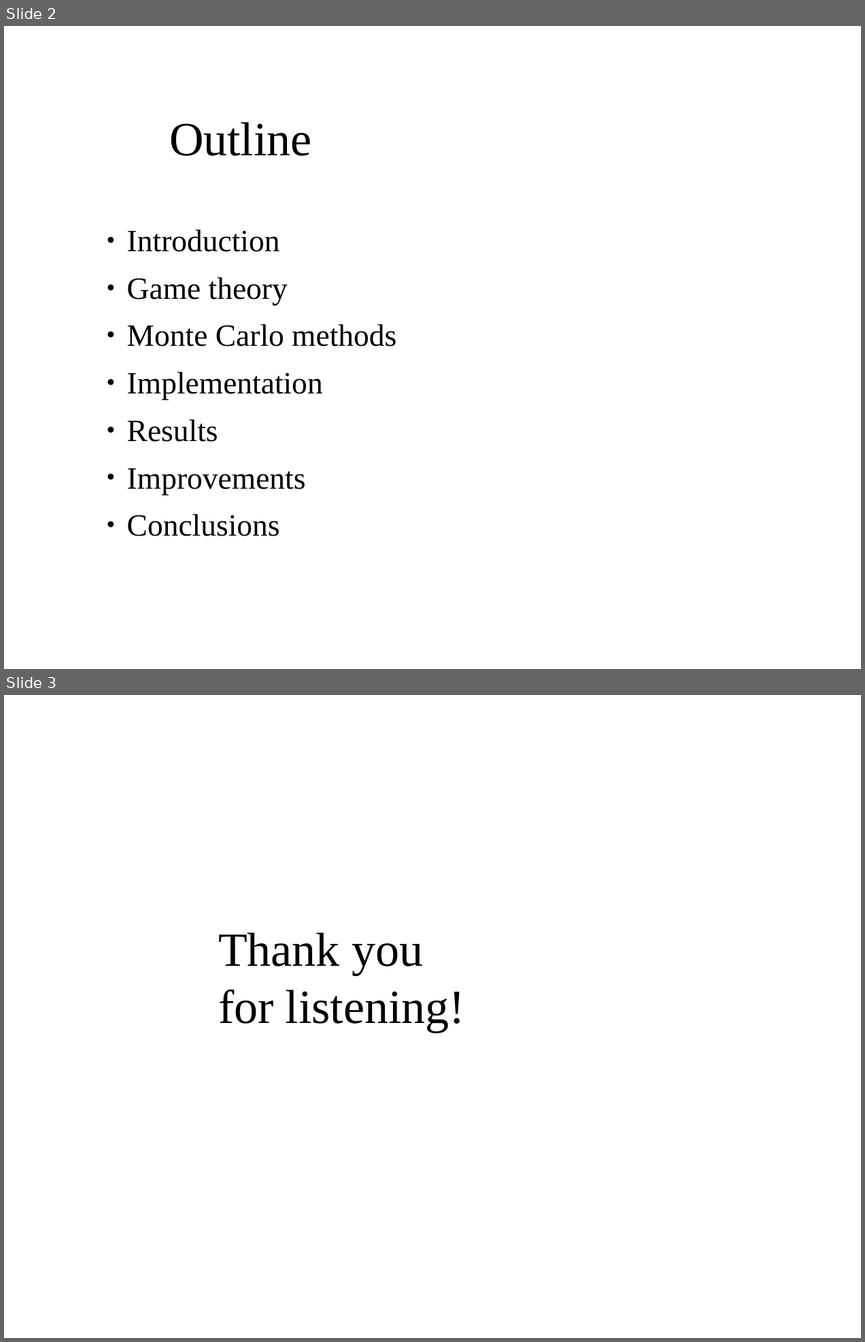
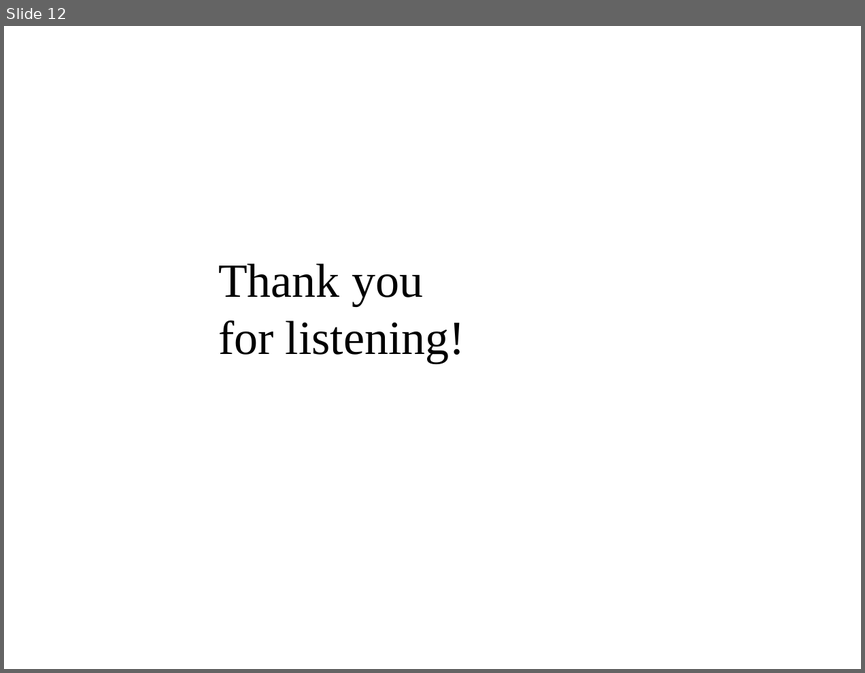
Before and after one commit to aaaaarvi/Projektarbete17, a slide deck: presentation/presentation.odp. Shown one above the other, each under a label of ours: slides 2 and 3 before the commit, slide 12 after it. The pictures are 865x1342 and 865x673 pixels, drawn with LibreOffice and Linux fonts; fonts in the diff are those of the drawing; background and template pictures are left out. Boxes give left, top, right and bottom in pixels: in the first picture for what was removed or moved away, otherwise in the second. Text is boxed around its words. In the diff, an @@ line names an element or a change of style, - is before the commit and + after.

```diff
--- a/presentation/presentation.odp
+++ b/presentation/presentation.odp
@@ slide 2 removed at (4, 26, 861, 669), background picture (left out) @@
@@ title removed at (169, 122, 312, 156) @@
-Outline
@@ text removed at (127, 229, 396, 536) @@
-● Introduction
-● Game theory
-● Monte Carlo methods
-● Implementation
-● Results
-● Improvements
-● Conclusions
@@ what was slide 3 is now slide 12 @@
```
Also in this commit, not shown: 11 slides added, 1 other slide removed.
